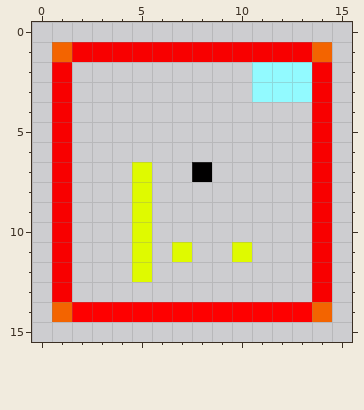
Pixel-art sprite: src/res/chambers/chamber0/layer1.png. Above: the version before the commit.
The file is 16x16 pixels. Colours within 5 levels of each other are drawn and written as one.
Once edited:
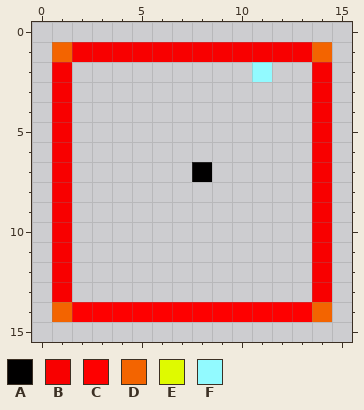
Palette (. is transparent): A #010000  B #f80000  C #fe0000  D #f36400  E #dffa00  F #92faff
Diff:
y 2: x 12..13 FF -> ..
y 3: x 11..13 FFF -> ...
y 7..10: x 5 E -> .
y 11: x 5 E -> .; x 7 E -> .; x 10 E -> .
y 12: x 5 E -> .
